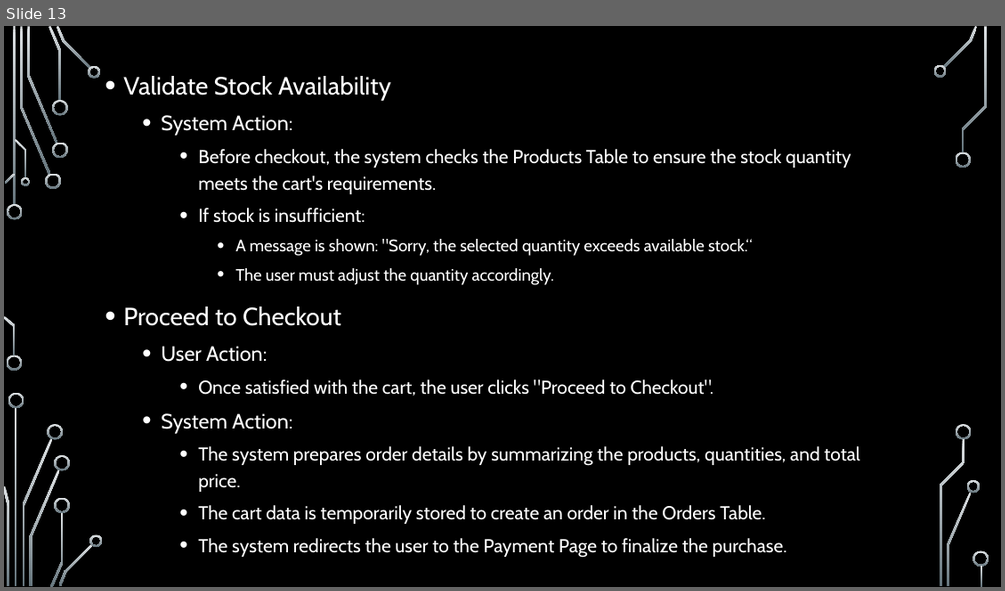
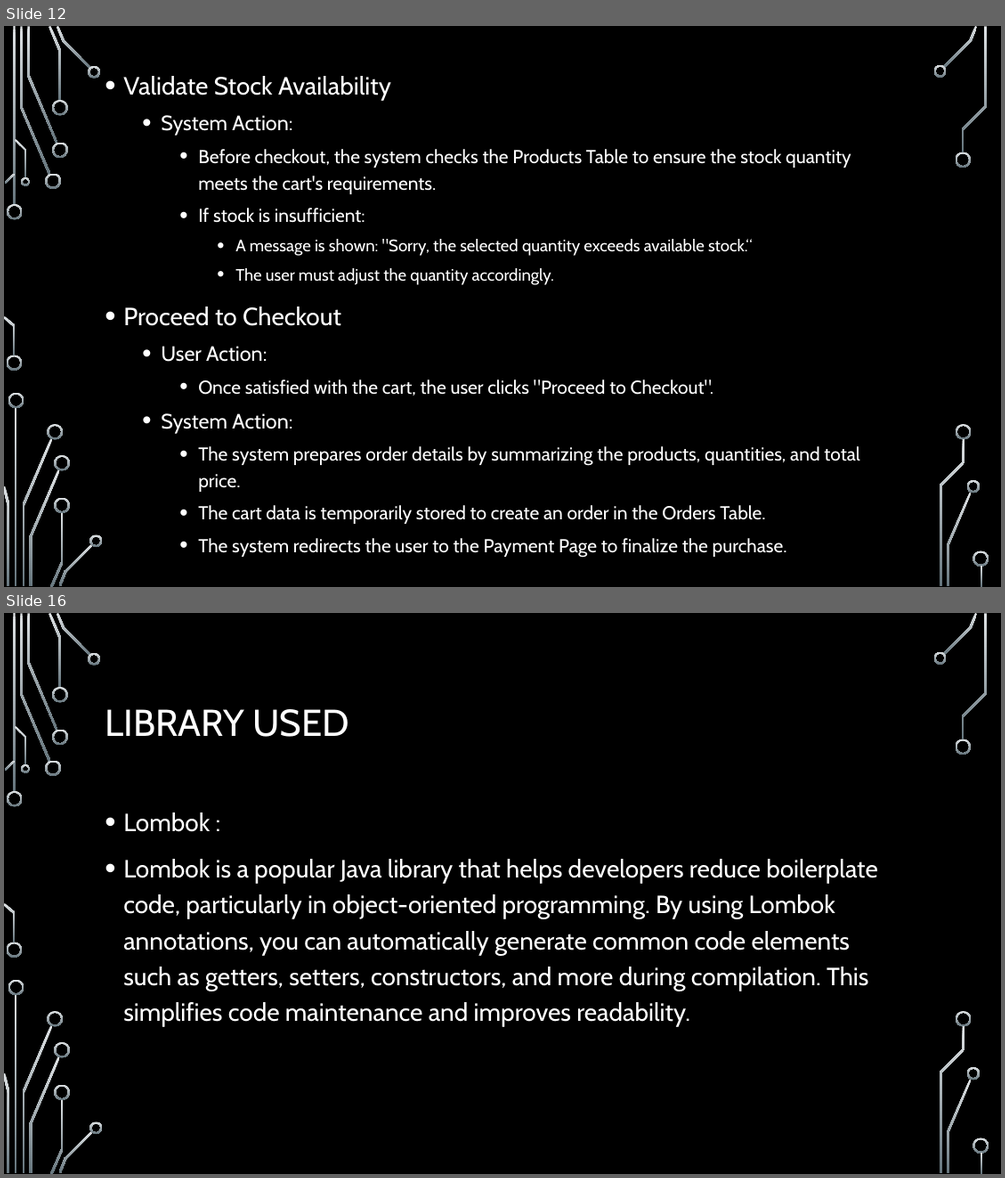
Before and after one commit to KunalDig/E-CartProjectFiles, a slide deck: E-commerce Cart System.pptx. Shown one above the other, each under a label of ours: slide 13 before the commit, slides 12 and 16 after it; the slides between them are not shown. The pictures are 1005x591 and 1005x1178 pixels, drawn with LibreOffice and Linux fonts; fonts in the diff are those of the drawing; background and template pictures are left out. Boxes give left, top, right and bottom in pixels: in the first picture for what was removed or moved away, otherwise in the second. Text is boxed around its words. In the diff, an @@ line names an element or a change of style, - is before the commit and + after.

```diff
--- a/E-commerce Cart System.pptx
+++ b/E-commerce Cart System.pptx
@@ slide 16 added at [4, 613, 1001, 1174], background picture (left out); not listed: 36 template elements that a slide beside it also shows @@
@@ title added at [105, 709, 349, 737], 36 pt, text #FFFFFF @@
+LIBRARY USED
@@ text added at [123, 812, 878, 1027], 24 pt, text #FFFFFF @@
+• Lombok :
+• Lombok is a popular Java library that helps developers reduce boilerplate code, particularly in object-oriented programming. By using Lombok annotations, you can automatically generate common code elements such as getters, setters, constructors, and more during compilation. This simplifies code maintenance and improves readability.
@@ what was slide 13 is now slide 12 @@
```
Also in this commit, not shown: 5 other slides added, 2 slides removed, 1 other file.
